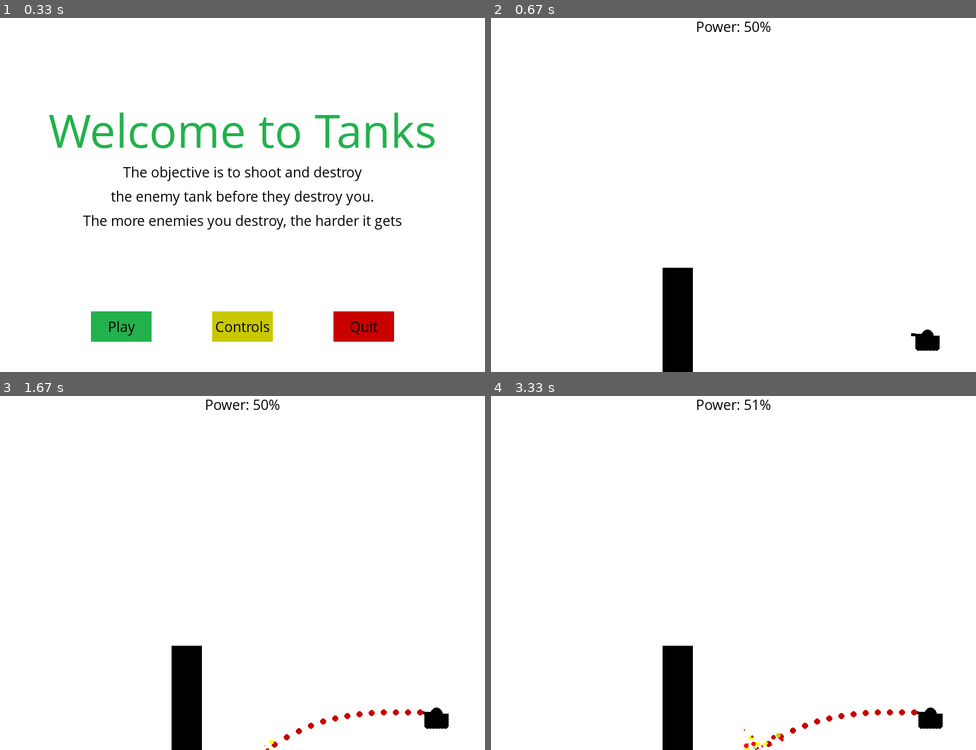
Above: before the commit, frames 1-4 (two rows, left to right).
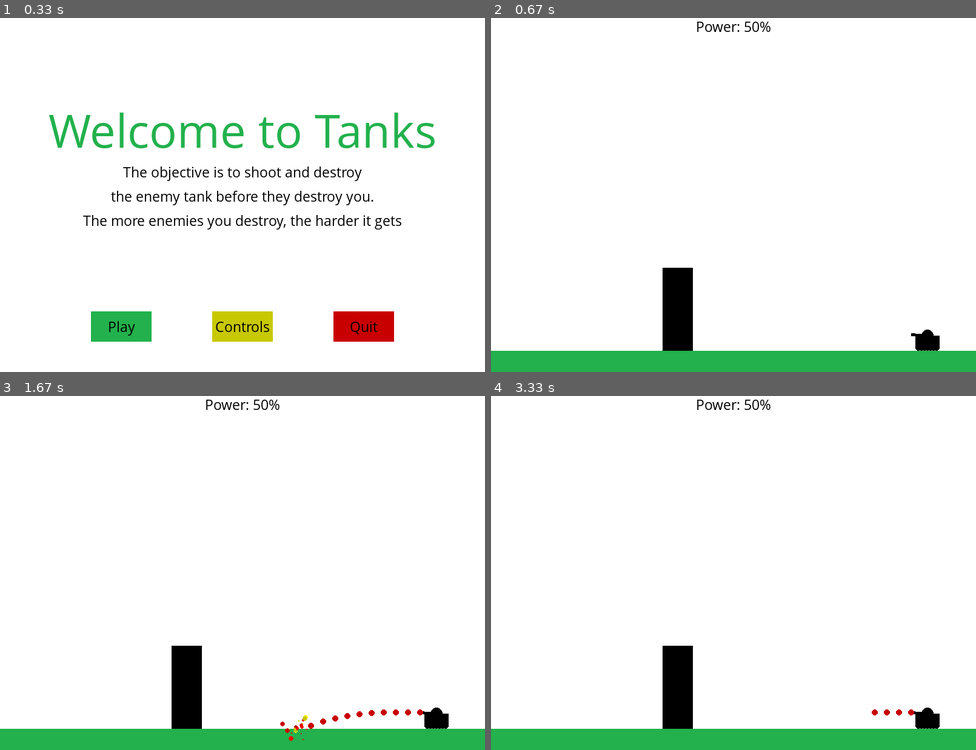
Above: after the commit, the same moments.

Repository: NikhilHeda/PyGame---Practice
Game: pygame game, started from code.py
Two runs of this game, one before a commit and one after it. Both use one fixed random seed, a clock stepped at 60 frames per second and the inputs below.
Inputs:
- Up to frame 1 (0.33 s): no input
- Up to frame 2 (0.67 s): tap C at 0.33 s
- Up to frame 3 (1.67 s): tap Space at 0.67, 1.23, 1.53 s; hold Right 1.17-1.63 s; hold D 1.17-1.63 s
- Up to frame 4 (3.33 s): hold Left 2.5-3.03 s; hold A 2.5-3.03 s; tap Space at 2.57, 2.87 s

Frame 1 is identical in both runs. In frame 2, 6.0% of the frame differs, in the area x 0-100%, y 94-100%; in frame 3, 6.0%; in frame 4, 6.3%, in the area x 0-100%, y 1-100%.

Commit message:
Added Ground functionality

Diff:
--- a/code.py
+++ b/code.py
@@ -17,6 +17,8 @@
 
 display_width = 800
 display_height = 600
+
+ground_height = 35
 
 gameDisplay = pygame.display.set_mode((display_width, display_height))
 pygame.display.set_caption('Tanks')
@@ -239,7 +241,13 @@
 		check_y_1 = startingShell[1] <= display_height
 		check_y_2 = startingShell[1] >= display_height - randomHeight
 
-		if startingShell[1] > display_height or (check_x_1 and check_x_2 and check_y_1 and check_y_2):
+		if startingShell[1] > display_height - ground_height:
+			hit_x = int(startingShell[0] * (display_height - ground_height) / startingShell[1])
+			hit_y = int(display_height - ground_height)
+			explosion(hit_x, hit_y)
+			fire = False
+
+		if (check_x_1 and check_x_2 and check_y_1 and check_y_2):
 			hit_x = int(startingShell[0])
 			hit_y = int(startingShell[1])
 			explosion(hit_x, hit_y)
@@ -342,7 +350,7 @@
 		power(fire_power)
 
 		barrier(xlocation, randomHeight, barrier_width)
-
+		gameDisplay.fill(green, rect = [0, display_height - ground_height, display_width, ground_height])
 		pygame.display.update()
 
 		clock.tick(FPS)
Not shown, removed: notes.txt
